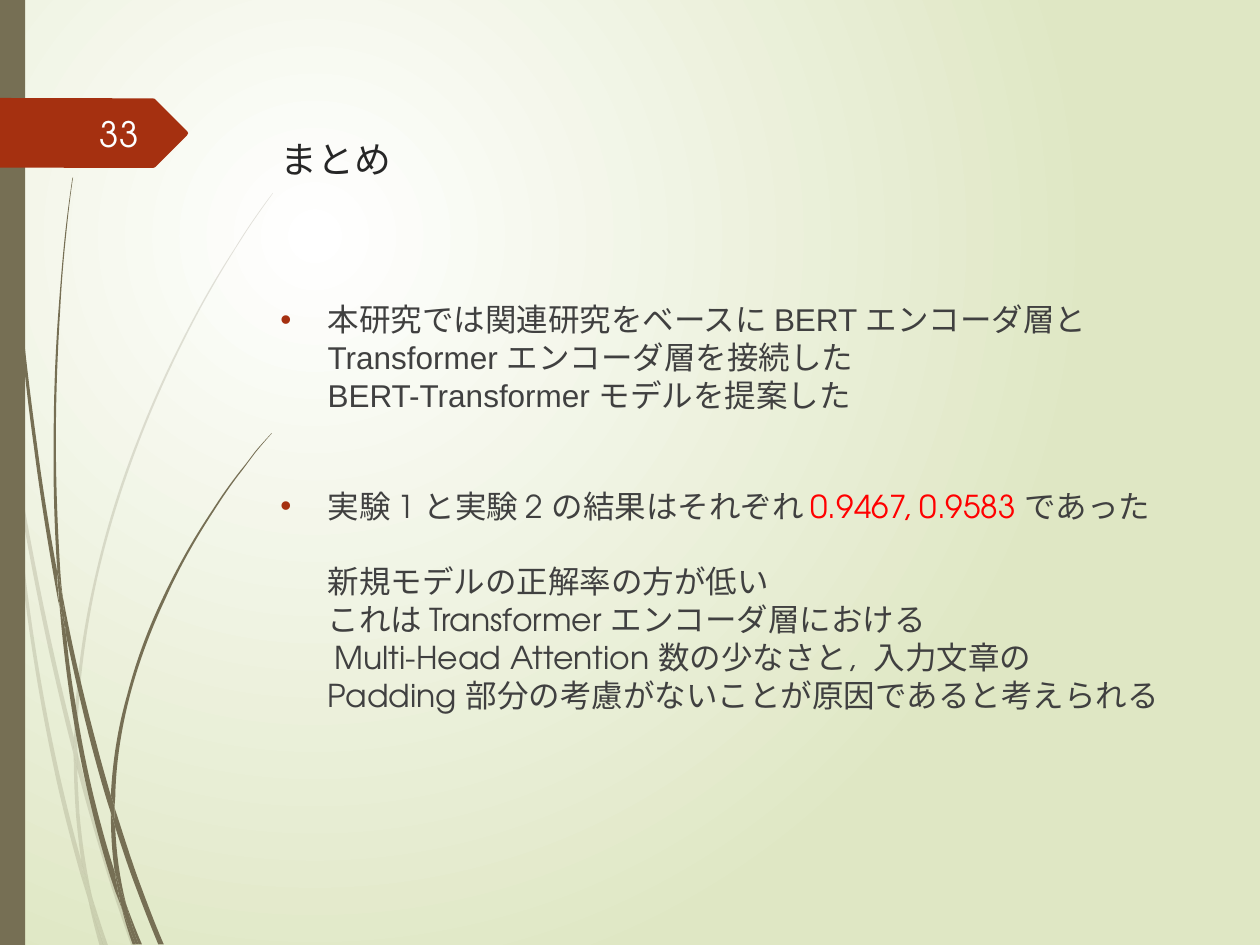
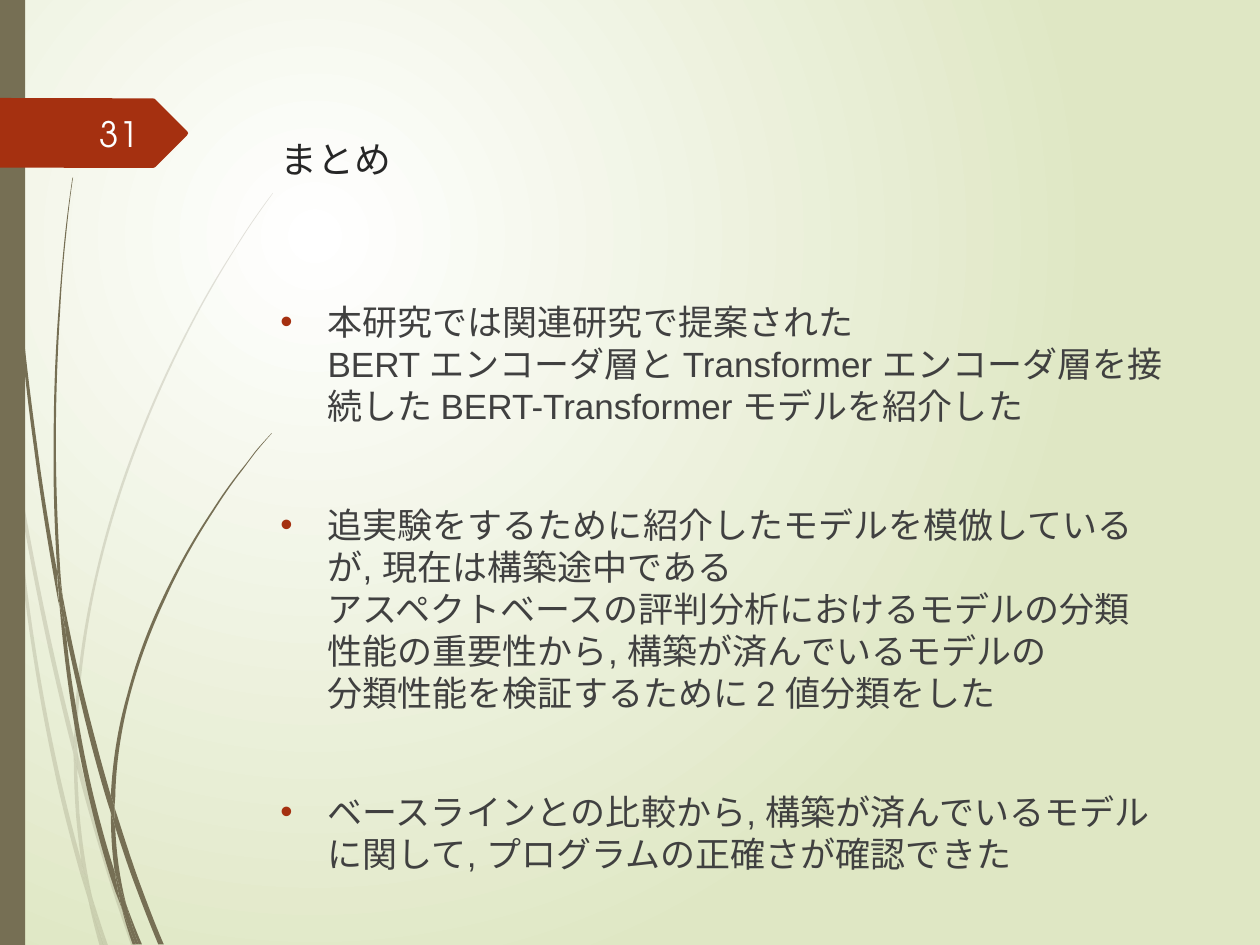
Before and after one commit to yuuki-kusumoto/kusumoto, a slide deck: slide 31 of 2021_prsn_2nd/後期研究発表会.pptx (slide 33 before the commit). Drawn at 1260x945 pixels with LibreOffice and Linux fonts; fonts in the diff are those of the drawing. Boxes give left, top, right and bottom in pixels: in the first picture for what was removed or moved away, otherwise in the second. Text is boxed around its words. In the diff, an @@ line names an element or a change of style, - is before the commit and + after.

```diff
--- a/2021_prsn_2nd/後期研究発表会.pptx
+++ b/2021_prsn_2nd/後期研究発表会.pptx
@@ page number at (100, 120, 139, 148): text changed @@
-33
+31
@@ text at (328, 305, 1162, 872): text changed; size 18 to 20 pt; font TeX Gyre Adventor to Arial @@
-• 本研究では関連研究をベースに BERT エンコーダ層と Transformer エンコーダ層を接続した
-  BERT-Transformer モデルを提案した
-• 実験 1 と実験 2 の結果はそれぞれ 0.9467, 0.9583 であった
-  新規モデルの正解率の方が低い
-  これは Transformer エンコーダ層における
-  Multi-Head Attention 数の少なさと, 入力文章の Padding 部分の考慮がないことが原因であると考えられる
+• 本研究では関連研究で提案された
+  BERT エンコーダ層と Transformer エンコーダ層を接続した BERT-Transformer モデルを紹介した
+• 追実験をするために紹介したモデルを模倣しているが, 現在は構築途中である
+  アスペクトベースの評判分析におけるモデルの分類性能の重要性から, 構築が済んでいるモデルの
+  分類性能を検証するために 2 値分類をした
+• ベースラインとの比較から, 構築が済んでいるモデルに関して, プログラムの正確さが確認できた
```
Also in this commit, not shown: 28 other slides changed, 2 slides added, 1 slide removed, 1 other file.
